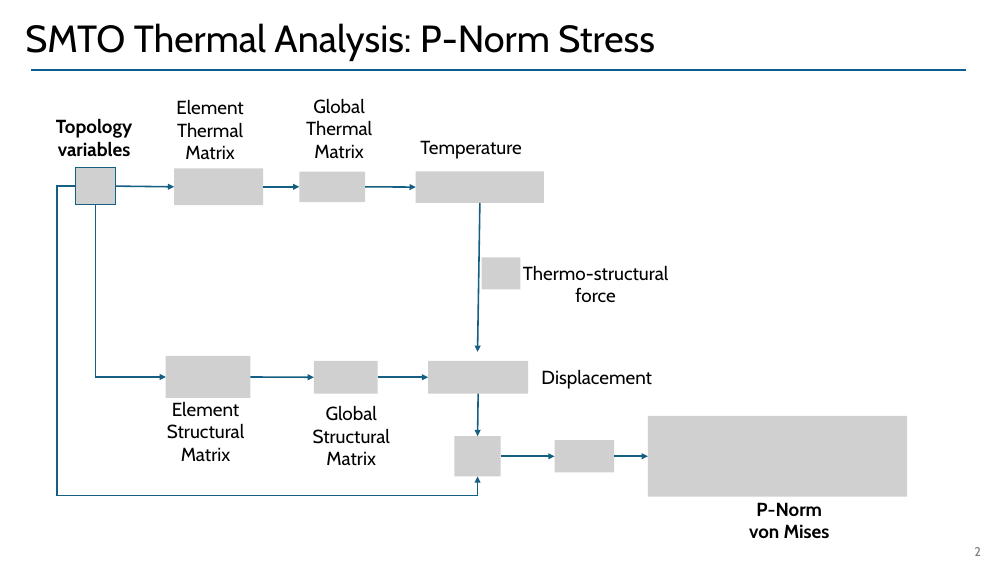
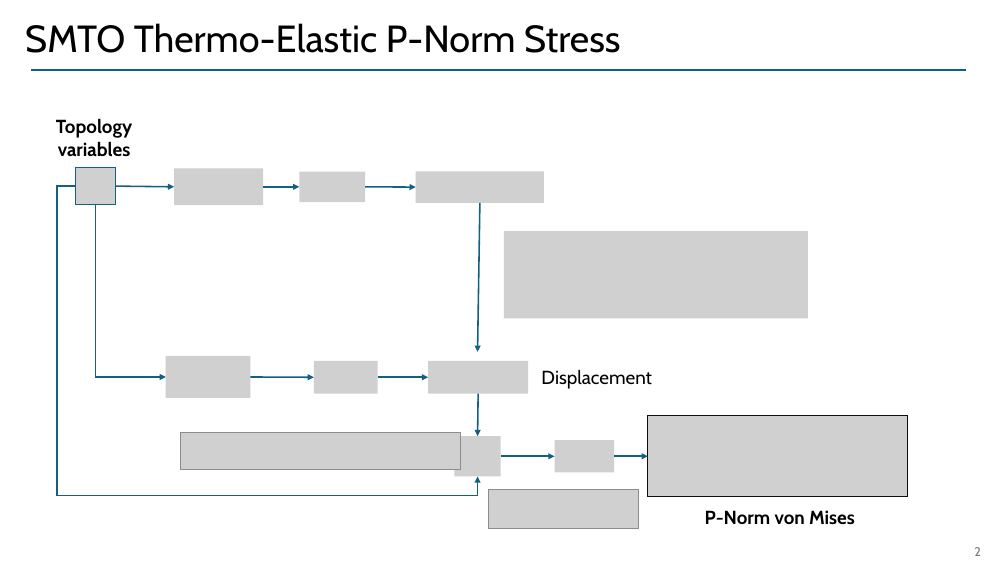
Before and after one commit to UW-ERSL/METALS, a slide deck: slide 2 of Slides/MMTOSensitivities.pptx. Drawn at 1008x567 pixels with LibreOffice and Linux fonts; fonts in the diff are those of the drawing; grey boxes stand for pictures. Boxes give left, top, right and bottom in pixels: in the first picture for what was removed or moved away, otherwise in the second. Text is boxed around its words. In the diff, an @@ line names an element or a change of style, - is before the commit and + after.

```diff
--- a/Slides/MMTOSensitivities.pptx
+++ b/Slides/MMTOSensitivities.pptx
@@ text at bbox=[25, 23, 621, 53]: text changed @@
-SMTO Thermal Analysis: P-Norm Stress
+SMTO Thermo-Elastic P-Norm Stress
@@ text removed at bbox=[176, 99, 244, 160] @@
-Element
-Thermal Matrix
@@ text removed at bbox=[306, 98, 372, 159] @@
-Global
-Thermal Matrix
@@ text removed at bbox=[420, 140, 522, 159] @@
-Temperature
@@ picture added at bbox=[504, 231, 808, 318] @@
@@ picture removed at bbox=[482, 258, 520, 290] @@
@@ text removed at bbox=[523, 265, 668, 302] @@
-Thermo-structural force
@@ text removed at bbox=[167, 402, 244, 462] @@
-Element
-Structural Matrix
@@ text removed at bbox=[313, 405, 390, 466] @@
-Global
-Structural Matrix
@@ picture added at bbox=[181, 433, 461, 470] @@
@@ picture added at bbox=[488, 490, 638, 529] @@
@@ text at bbox=[705, 510, 855, 524]: text changed @@
-P-Norm
-von Mises
+P-Norm von Mises
```
Also in this commit, not shown: 1 other slide changed, 3 slides added, 11 other files.
